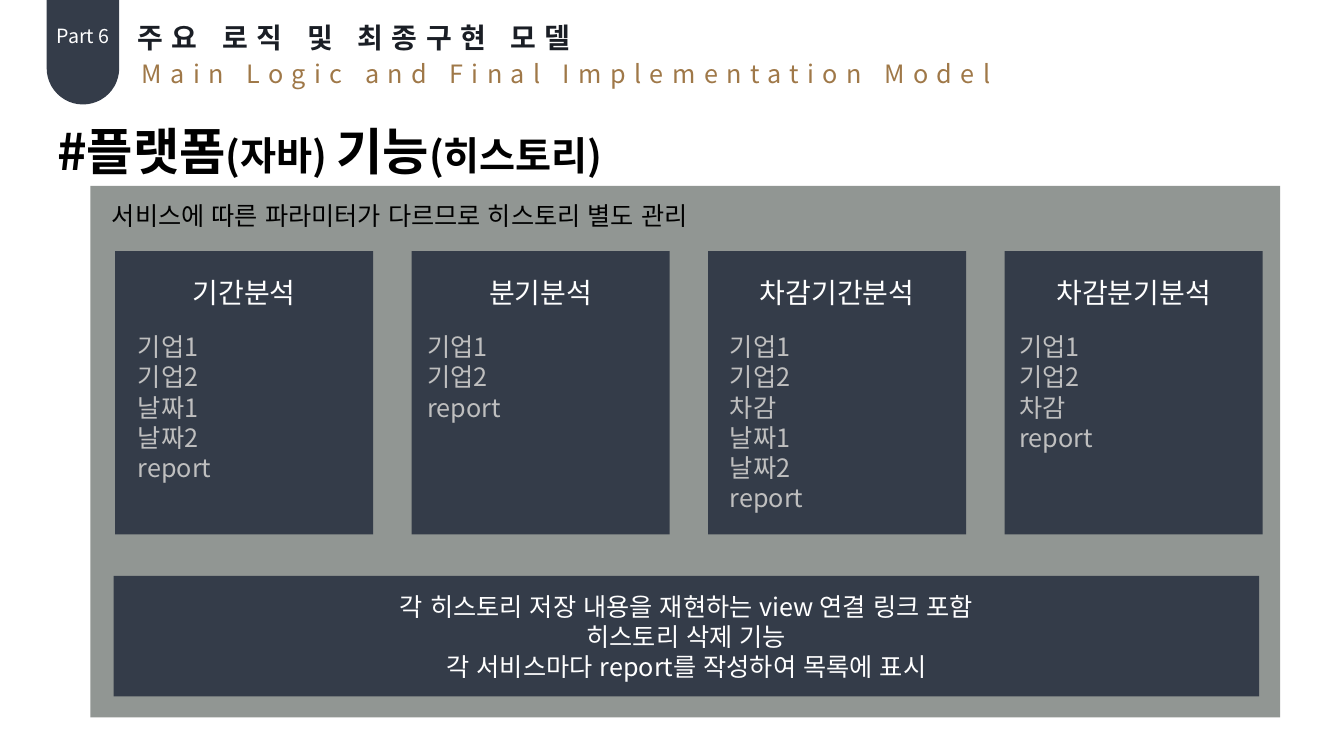
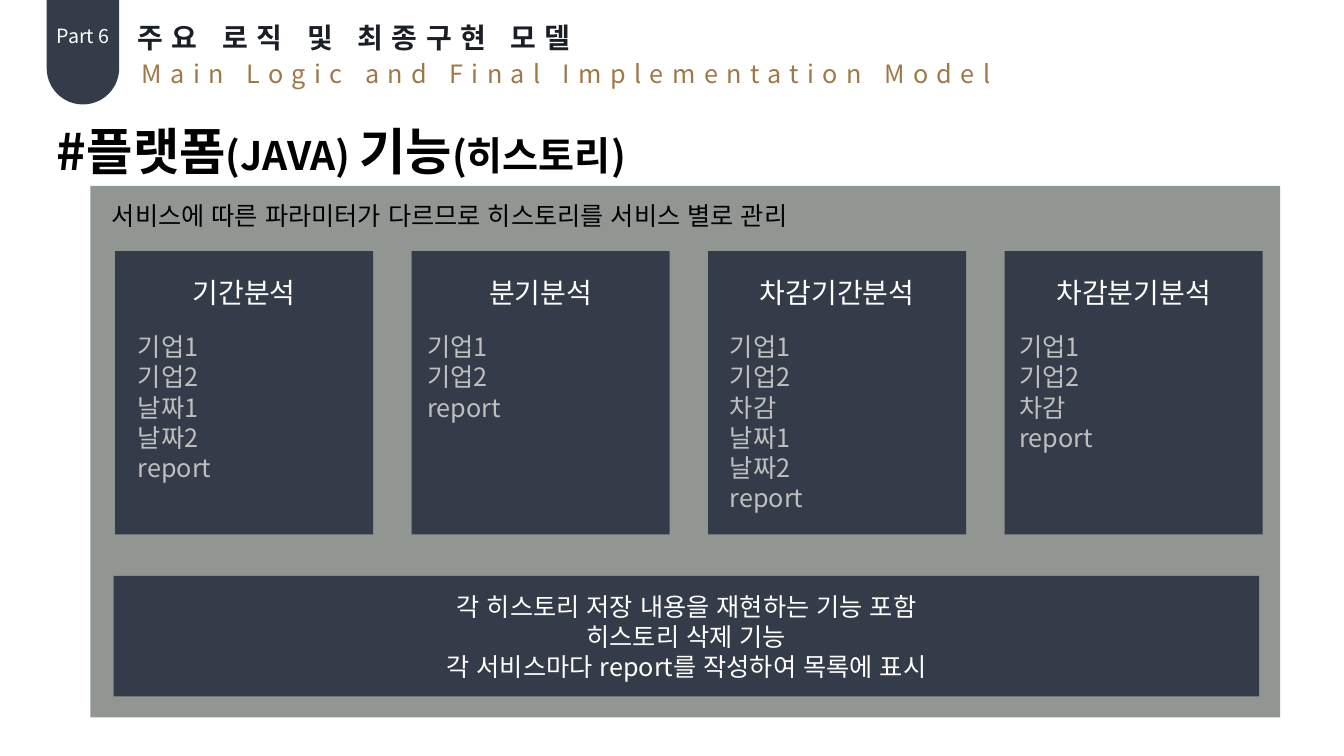
Before and after one commit to Hoonys101/bigdata, a slide deck: slide 43 of 최종.pptx (slide 40 before the commit). Drawn at 1344x756 pixels with LibreOffice and Linux fonts; fonts in the diff are those of the drawing. Boxes give left, top, right and bottom in pixels: in the first picture for what was removed or moved away, otherwise in the second. Text is boxed around its words. In the diff, an @@ line names an element or a change of style, - is before the commit and + after.

```diff
--- a/최종.pptx
+++ b/최종.pptx
@@ text at bbox=[57, 127, 626, 178]: text changed @@
-#플랫폼(자바) 기능(히스토리)
+#플랫폼(JAVA) 기능(히스토리)
@@ text at bbox=[112, 204, 787, 227]: text changed @@
-서비스에 따른 파라미터가 다르므로 히스토리 별도 관리
+서비스에 따른 파라미터가 다르므로 히스토리를 서비스 별로 관리
@@ text in rectangle at bbox=[457, 595, 916, 618]: text changed @@
-각 히스토리 저장 내용을 재현하는 view 연결 링크 포함
+각 히스토리 저장 내용을 재현하는 기능 포함
```
Also in this commit, not shown: 32 other slides changed, 3 slides added.
